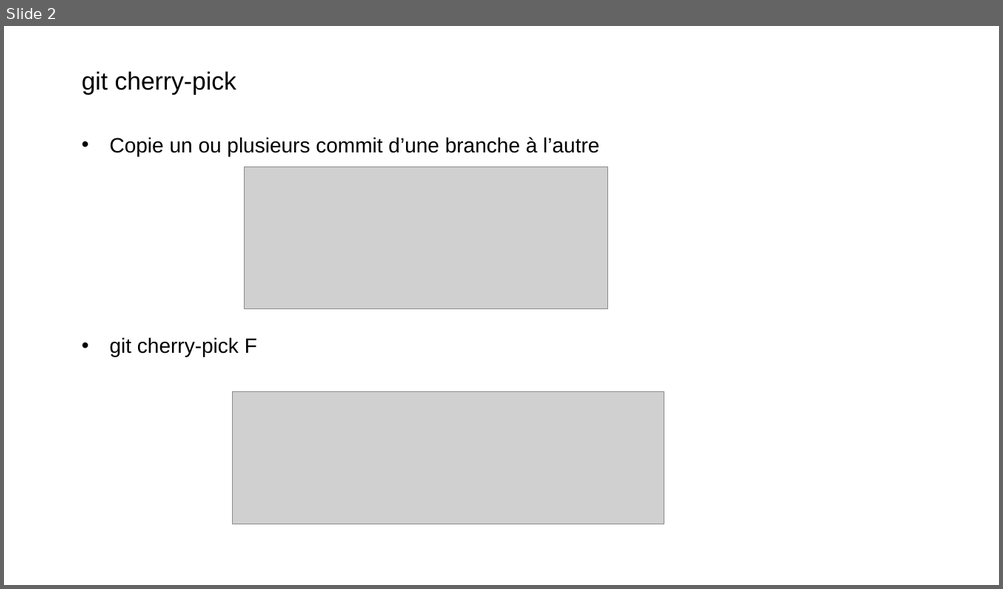
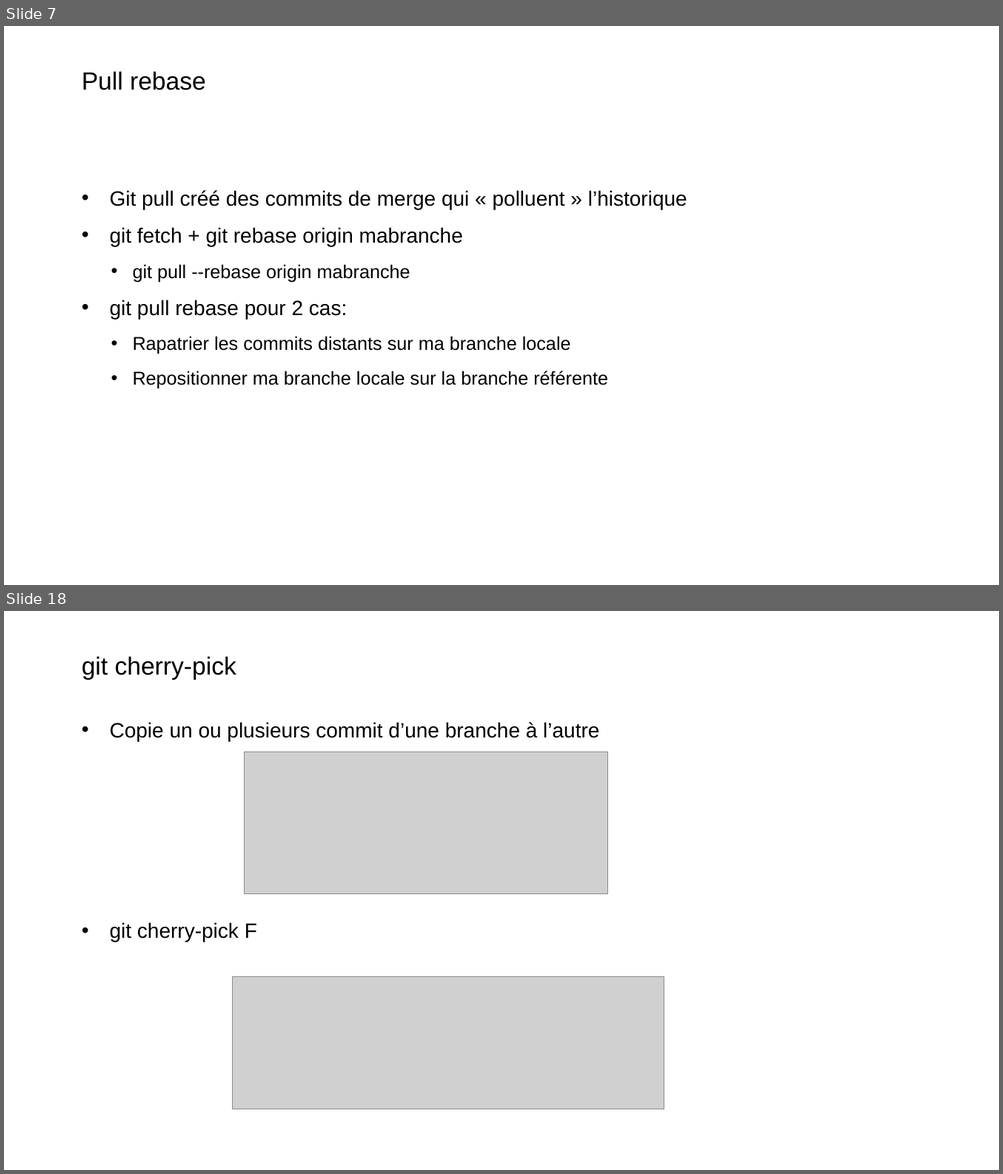
Before and after one commit to Xaviou1003/formation-git, a slide deck: Formation Git - avancée.pptx. Shown one above the other, each under a label of ours: slide 2 before the commit, slides 7 and 18 after it; the slides between them are not shown. The pictures are 1003x589 and 1003x1174 pixels, drawn with LibreOffice and Linux fonts; fonts in the diff are those of the drawing; grey boxes stand for pictures; background and template pictures are left out. Boxes give left, top, right and bottom in pixels: in the first picture for what was removed or moved away, otherwise in the second. Text is boxed around its words. In the diff, an @@ line names an element or a change of style, - is before the commit and + after.

```diff
--- a/Formation Git - avancée.pptx
+++ b/Formation Git - avancée.pptx
@@ slide 7 added at box(4, 26, 999, 585), background picture (left out) @@
@@ title added at box(82, 71, 206, 90), 24 pt, text #000000 @@
+Pull rebase
@@ text added at box(110, 190, 687, 389), 18 pt, text #000000 @@
+• Git pull créé des commits de merge qui « polluent » l’historique
+• git fetch + git rebase origin mabranche
+  • git pull --rebase origin mabranche
+• git pull rebase pour 2 cas:
+  • Rapatrier les commits distants sur ma branche locale
+  • Repositionner ma branche locale sur la branche référente
@@ what was slide 2 is now slide 18 @@
```
Also in this commit, not shown: 2 slides changed, 33 other slides added, 11 other files.
